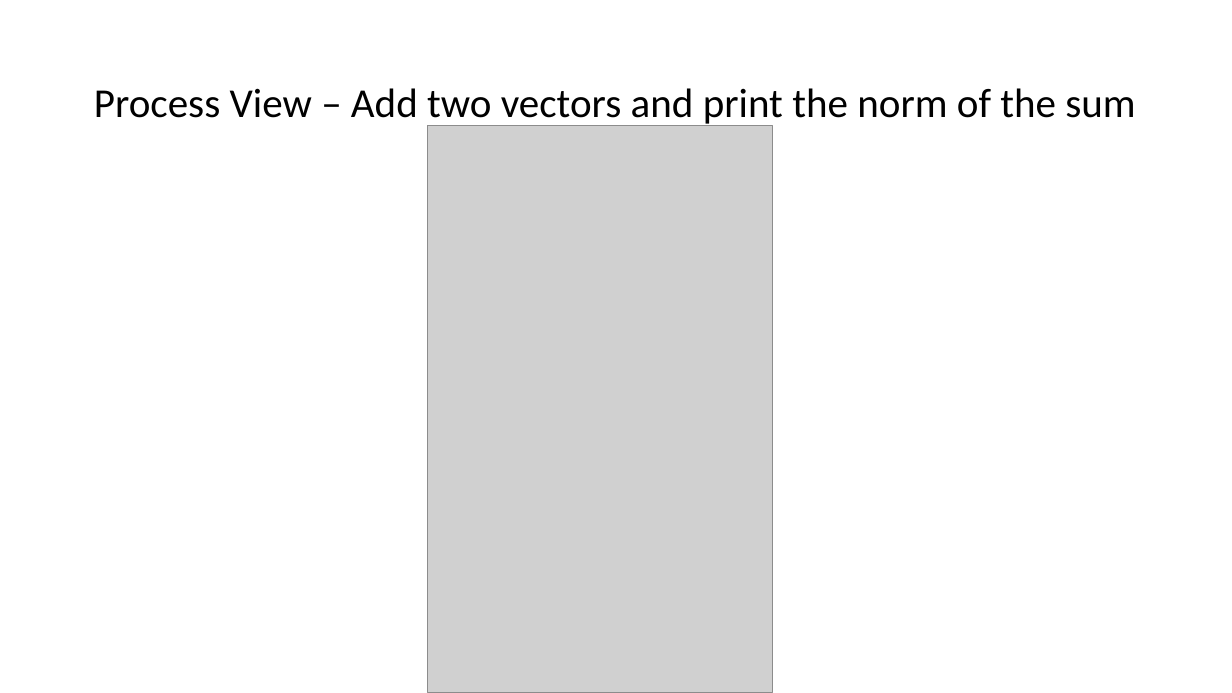
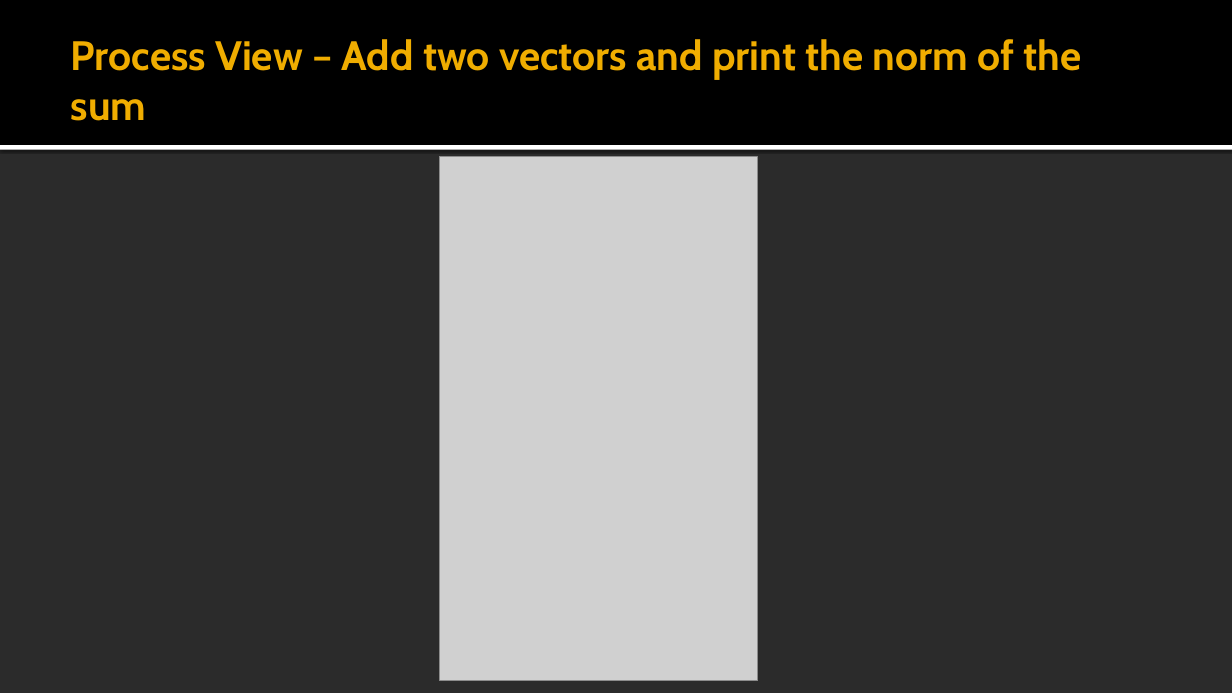
Before and after one commit to vkostyukov/la4j, a slide deck: slide 14 of ArchSW-docs/La4j.pptx. Drawn at 1232x693 pixels with LibreOffice and Linux fonts; fonts in the diff are those of the drawing; grey boxes stand for pictures; background and template pictures are left out; a plain dark background stands for a picture behind light text. Boxes give left, top, right and bottom in pixels: in the first picture for what was removed or moved away, otherwise in the second. Text is boxed around its words. In the diff, an @@ line names an element or a change of style, - is before the commit and + after.

```diff
--- a/ArchSW-docs/La4j.pptx
+++ b/ArchSW-docs/La4j.pptx
@@ background #FFFFFF to picture (left out) @@
@@ rectangle added at (x1=0, y1=0, x2=1232, y2=145), fill #000000 @@
@@ title "Process View – Add two ..." moved from (x1=94, y1=88, x2=1135, y2=127) to (x1=71, y1=39, x2=1081, y2=121) @@
@@ title "Process View – Add two ..." at (x1=71, y1=39, x2=1081, y2=121): font Calibri to Cabin, text colour #000000 to #F0AD00, bold on; line spacing 0.9 to 1 @@
@@ rectangle added at (x1=0, y1=145, x2=1232, y2=150), fill #FFFFFF @@
@@ picture resized from (x1=428, y1=126, x2=773, y2=693) to (x1=440, y1=157, x2=758, y2=681) @@
```
Also in this commit, not shown: 21 other slides changed.
